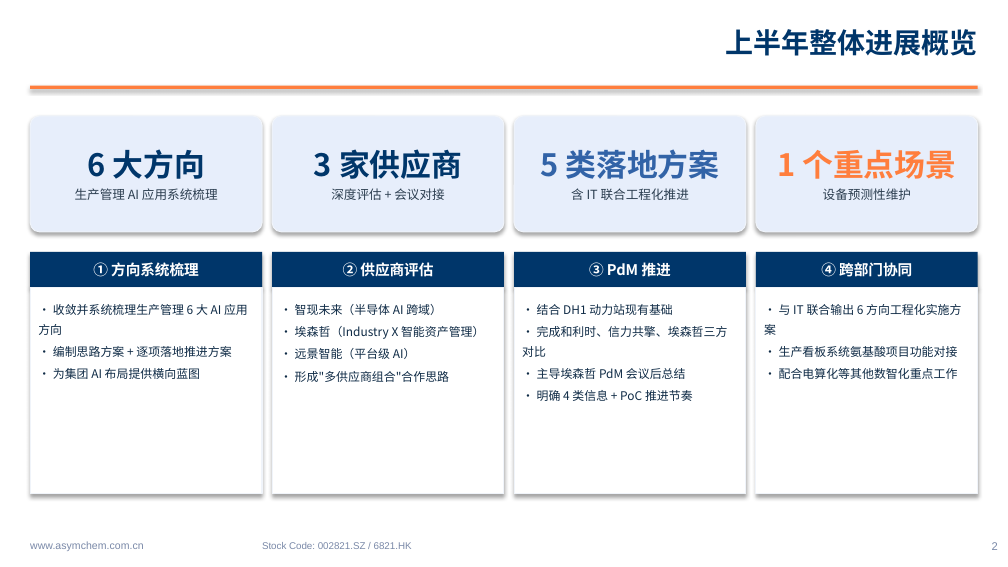
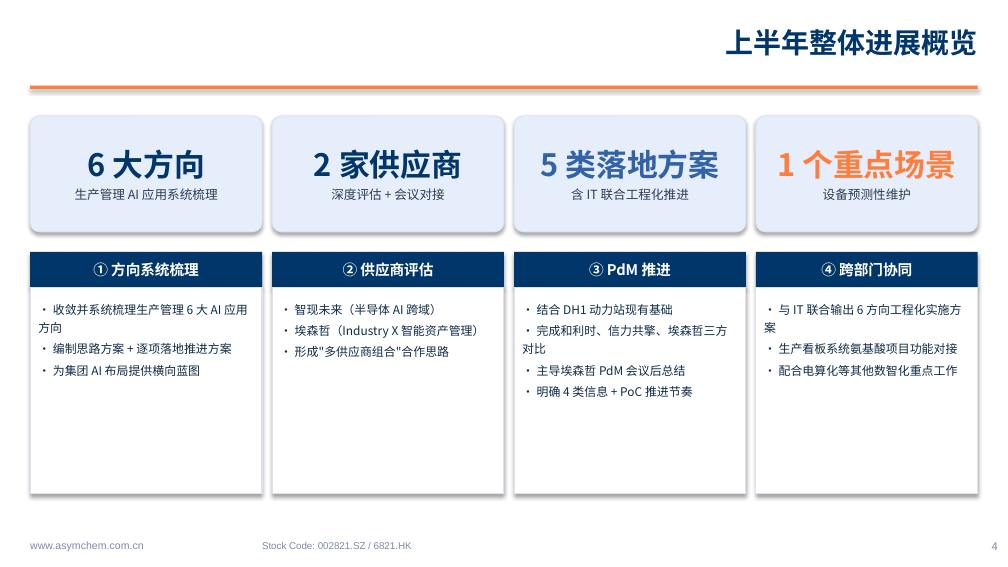
Before and after one commit to peterli0913/PML, a slide deck: slide 4 of AI_推进汇报_2026上半年.pptx (slide 2 before the commit). Drawn at 1008x567 pixels with LibreOffice and Linux fonts; fonts in the diff are those of the drawing. Boxes give left, top, right and bottom in pixels: in the first picture for what was removed or moved away, otherwise in the second. Text is boxed around its words. In the diff, an @@ line names an element or a change of style, - is before the commit and + after.

```diff
--- a/AI_推进汇报_2026上半年.pptx
+++ b/AI_推进汇报_2026上半年.pptx
@@ text in rounded rectangle at box(314, 149, 462, 179): text changed @@
-3 家供应商
+2 家供应商
@@ line spacing 1.35 to 1.3 in 4 elements at box(38, 304, 248, 376), box(522, 304, 728, 397), box(764, 304, 961, 376), box(295, 304, 484, 357) @@
@@ outline #F0F4FA 0.75 pt to #DCE3EF 0.75 pt in 5 elements at box(272, 116, 504, 232), box(30, 287, 262, 494), box(272, 287, 504, 494), box(514, 287, 746, 494), box(756, 287, 978, 494) @@
@@ text at box(295, 348, 416, 359): paragraph removed @@
-• 远景智能（平台级 AI）
@@ text at box(992, 542, 998, 550): text changed @@
-2
+4
```
Also in this commit, not shown: 7 other slides changed, 3 slides added, 1 other file.
